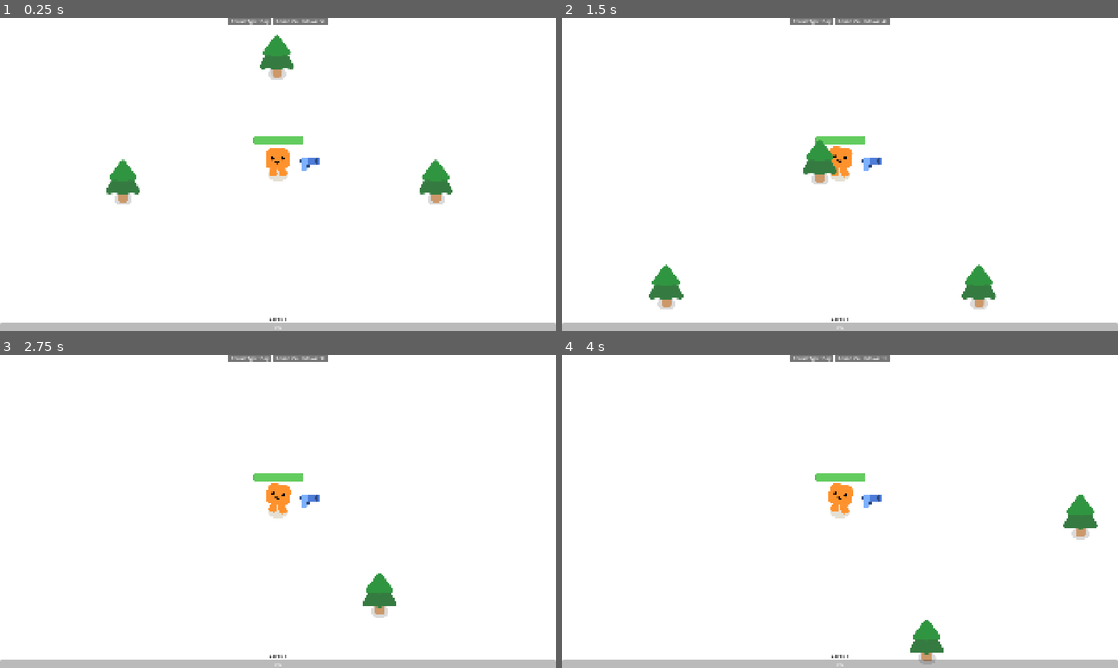
Above: before the commit, frames 1-4 (two rows, left to right).
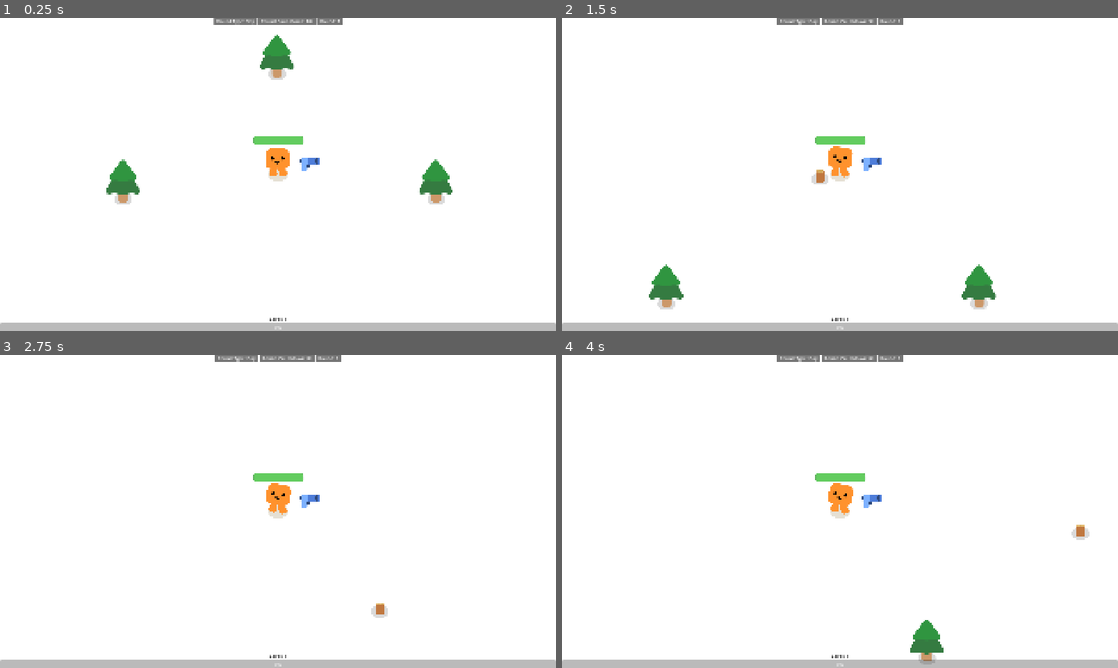
Above: after the commit, the same moments.

Repository: Gharantes/Projeto-desenvolvimento-jogo
Game: Godot game, scene res://game/game.tscn
Two runs of this game, one before a commit and one after it. Both use one fixed random seed, a clock stepped at 60 frames per second and the inputs below. This scene is started directly instead of the project's main scene.
Inputs:
- Up to frame 1 (0.25 s): no input
- Up to frame 2 (1.5 s): tap Enter at 0.5 s; hold W (move_up) from 0.53 s (still down); tap E (e, bound only after the commit) at 0.6, 1.25, 1.35 s
- Up to frame 3 (2.75 s): release W (move_up) at 2.03 s; hold A (move_left) from 2.03 s (still down); tap E (e, bound only after the commit) at 2.1 s
- Up to frame 4 (4 s): tap E (e, bound only after the commit) at 2.85, 3.6 s; release A (move_left) at 3.53 s; hold S (move_down) from 3.53 s (still down)

The runs differ from the first frame. In frame 1, 0.2% of the frame differs, in the area x 38-62%, y 0-3%; in frame 2, 0.7%, in the area x 38-62%, y 0-53%; in frame 3, 0.7%; in frame 4, 0.7%.

Commit message:
Alterações

Diff:
--- a/characters/player/player.tscn
+++ b/characters/player/player.tscn
@@ -24,7 +24,7 @@
 corner_radius_bottom_right = 8
 corner_radius_bottom_left = 8
 
-[node name="Player" type="CharacterBody2D" unique_id=1829480374]
+[node name="Player" type="CharacterBody2D" unique_id=1829480374 groups=["Player"]]
 script = ExtResource("1_rkbax")
 
 [node name="HappyBoo" parent="." unique_id=1091727253 instance=ExtResource("1_oul6g")]
--- a/game/game.gd
+++ b/game/game.gd
@@ -6,6 +6,7 @@
 func _ready() -> void:
 	round_countdown.day_started.connect(_on_day_started)
 	round_countdown.night_started.connect(_on_night_started)
+	round_countdown.last_night_survived.connect(_on_last_night_survived)
 	_on_day_started()
 
 func _on_day_started():
@@ -31,3 +32,6 @@
 
 func _mob_killed() -> void:
 	%ExperienceBar.add_experience(1)
+
+func _on_last_night_survived() -> void:
+	%GameWonScreen.activate(round_countdown.round_value)
--- a/game/game.tscn
+++ b/game/game.tscn
@@ -8,6 +8,7 @@
 [ext_resource type="PackedScene" uid="uid://cqughp7ro5w3" path="res://game/settings_menu/settings_menu.tscn" id="4_dakft"]
 [ext_resource type="PackedScene" uid="uid://gvejiimw4qd0" path="res://game/ui/round_countdown/round_countdown.tscn" id="5_u5opy"]
 [ext_resource type="PackedScene" uid="uid://bqqbpj2bk8p47" path="res://game/ui/experience_bar/experience_bar.tscn" id="6_y36n6"]
+[ext_resource type="PackedScene" uid="uid://b5i78r3u7b6j3" path="res://game/game_won_screen/game_won_screen.tscn" id="7_l8g03"]
 
 [sub_resource type="Curve2D" id="Curve2D_dxrkv"]
 _data = {
@@ -34,9 +35,14 @@
 visible = false
 
 [node name="RoundCountdown" parent="CanvasLayer" unique_id=523677653 instance=ExtResource("5_u5opy")]
+unique_name_in_owner = true
 
 [node name="ExperienceBar" parent="CanvasLayer" unique_id=1680007669 instance=ExtResource("6_y36n6")]
 unique_name_in_owner = true
+
+[node name="GameWonScreen" parent="CanvasLayer" unique_id=64804670 instance=ExtResource("7_l8g03")]
+unique_name_in_owner = true
+visible = false
 
 [node name="GameBg" type="CanvasLayer" parent="." unique_id=489855572]
 layer = -1
--- /dev/null
+++ b/game/game_won_screen/game_won_screen.gd
@@ -0,0 +1,28 @@
+extends Control
+
+var IS_ACTIVE = false
+
+func _ready() -> void:
+	process_mode = Node.PROCESS_MODE_ALWAYS
+	$CenterContainer.process_mode = Node.PROCESS_MODE_ALWAYS
+
+func activate(round_value: int) -> void:
+	IS_ACTIVE = true
+	visible = true
+	%RoundCongratulationLabel.text = "Congratulations, you survived until round " + str(round_value) + "!"
+	get_tree().paused = true
+
+func deactivate():
+	IS_ACTIVE = false
+	visible = false
+	get_tree().paused = false
+
+func _on_quit_to_main_menu_button_pressed() -> void:
+	deactivate()
+	get_tree().change_scene_to_file("res://game/main_menu/main_menu.tscn")
+
+func _on_quit_to_desktop_button_pressed() -> void:
+	get_tree().quit()
+
+func _on_continue_button_pressed() -> void:
+	deactivate()
--- /dev/null
+++ b/game/game_won_screen/game_won_screen.tscn
@@ -0,0 +1,58 @@
+[gd_scene format=3 uid="uid://b5i78r3u7b6j3"]
+
+[ext_resource type="Script" uid="uid://d4f7c1t1q1hrn" path="res://game/game_won_screen/game_won_screen.gd" id="1_ecf1o"]
+
+[node name="GameWonScreen" type="Control" unique_id=64804670]
+layout_mode = 3
+anchors_preset = 15
+anchor_right = 1.0
+anchor_bottom = 1.0
+grow_horizontal = 2
+grow_vertical = 2
+script = ExtResource("1_ecf1o")
+
+[node name="ColorRect" type="ColorRect" parent="." unique_id=760779361]
+layout_mode = 1
+anchors_preset = 15
+anchor_right = 1.0
+anchor_bottom = 1.0
+grow_horizontal = 2
+grow_vertical = 2
+color = Color(0.11764706, 0.11764706, 0.11764706, 0.9490196)
+
+[node name="CenterContainer" type="CenterContainer" parent="." unique_id=493471463]
+layout_mode = 1
+anchors_preset = 15
+anchor_right = 1.0
+anchor_bottom = 1.0
+grow_horizontal = 2
+grow_vertical = 2
+
+[node name="VBoxContainer" type="VBoxContainer" parent="CenterContainer" unique_id=1006751554]
+layout_mode = 2
+
+[node name="RoundCongratulationLabel" type="Label" parent="CenterContainer/VBoxContainer" unique_id=156861494]
+unique_name_in_owner = true
+layout_mode = 2
+theme_override_font_sizes/font_size = 25
+text = "Congratulations, you survived until round 3!"
+
+[node name="HBoxContainer" type="HBoxContainer" parent="CenterContainer/VBoxContainer" unique_id=1913327303]
+layout_mode = 2
+theme_override_constants/separation = 16
+
+[node name="Continue Button" type="Button" parent="CenterContainer/VBoxContainer/HBoxContainer" unique_id=9799893]
+layout_mode = 2
+text = "Continue"
+
+[node name="Quit to Main Menu Button" type="Button" parent="CenterContainer/VBoxContainer/HBoxContainer" unique_id=1255436619]
+layout_mode = 2
+text = "Quit to Main Menu"
+
+[node name="Quit to Desktop Button" type="Button" parent="CenterContainer/VBoxContainer/HBoxContainer" unique_id=186057028]
+layout_mode = 2
+text = "Quit to Desktop"
+
+[connection signal="pressed" from="CenterContainer/VBoxContainer/HBoxContainer/Continue Button" to="." method="_on_continue_button_pressed"]
+[connection signal="pressed" from="CenterContainer/VBoxContainer/HBoxContainer/Quit to Main Menu Button" to="." method="_on_quit_to_main_menu_button_pressed"]
+[connection signal="pressed" from="CenterContainer/VBoxContainer/HBoxContainer/Quit to Desktop Button" to="." method="_on_quit_to_desktop_button_pressed"]
--- a/game/ui/round_countdown/round_countdown.gd
+++ b/game/ui/round_countdown/round_countdown.gd
@@ -1,11 +1,12 @@
 extends Control
-const ROUND_TIME = 5
+const ROUND_TIME = 10
 
-var round_type = "Day"
+var round_value = 1
 var timer_value = ROUND_TIME
 
 signal day_started()
 signal night_started()
+signal last_night_survived()
 
 func _ready() -> void:
 	_start_day()
@@ -18,21 +19,26 @@
 	_update_labels()
 
 func toggle_round_type() -> void:
-	if round_type == "Day": _start_night()
-	else: _start_day()
+	if global.round_type == "Day": _start_night()
+	else:
+		round_value += 1
+		_start_day()
+		if round_value >= 3:
+			last_night_survived.emit()
 
 func _start_night():
-	round_type = "Night"
+	global.round_type = "Night"
 	night_started.emit()
 	timer_value = ROUND_TIME
 	_update_labels()
 
 func _start_day():
-	round_type = "Day"
+	global.round_type = "Day"
 	day_started.emit()
 	timer_value = ROUND_TIME
 	_update_labels()
 
 func _update_labels():
-	%RoundTypeLabel.text = "Round Type: " + round_type
+	%RoundTypeLabel.text = "Round Type: " + global.round_type
 	%CountdownLabel.text = "Round Countdown: " + str(timer_value) + "s"
+	%RoundLabel.text = "Round: " + str(round_value)
--- a/game/ui/round_countdown/round_countdown.tscn
+++ b/game/ui/round_countdown/round_countdown.tscn
@@ -43,6 +43,19 @@
 layout_mode = 2
 text = "Round Countdown: 10s"
 
+[node name="PanelContainer3" type="PanelContainer" parent="HBoxContainer" unique_id=171731188]
+layout_mode = 2
+
+[node name="MarginContainer" type="MarginContainer" parent="HBoxContainer/PanelContainer3" unique_id=1574744538]
+layout_mode = 2
+theme_override_constants/margin_left = 10
+theme_override_constants/margin_right = 10
+
+[node name="RoundLabel" type="Label" parent="HBoxContainer/PanelContainer3/MarginContainer" unique_id=545067547]
+unique_name_in_owner = true
+layout_mode = 2
+text = "Round: 1"
+
 [node name="Timer" type="Timer" parent="." unique_id=1393679926]
 autostart = true
 
--- a/global.gd
+++ b/global.gd
@@ -1,4 +1,6 @@
 extends Node
+
+var round_type = "Day"
 
 func _ready() -> void:
 	var config = ConfigFile.new()
--- a/project.godot
+++ b/project.godot
@@ -105,6 +105,8 @@
 [global_group]
 
 mobs=""
+tree=""
+Player=""
 
 [input]
 
@@ -133,6 +135,11 @@
 "events": [Object(InputEventKey,"resource_local_to_scene":false,"resource_name":"","device":-1,"window_id":0,"alt_press …(195 unchanged characters)…
 ]
 }
+e={
+"deadzone": 0.2,
+"events": [Object(InputEventKey,"resource_local_to_scene":false,"resource_name":"","device":-1,"window_id":0,"alt_pressed":false,"shift_pressed":false,"ctrl_pressed":false,"meta_pressed":false,"pressed":false,"keycode":0,"physical_keycode":69,"key_label":0,"unicode":101,"location":0,"echo":false,"script":null)
+]
+}
 
 [layer_names]
 
--- /dev/null
+++ b/trees/pine_tree.gd
@@ -0,0 +1,41 @@
+extends StaticBody2D
+
+var POP_UP_VISIBLE = false
+var TREE_IS_CUT = false
+
+var add_wood = 0
+
+func _ready() -> void:
+	hide_popup()
+	%CutPineTree.visible = false
+
+func _process(delta: float) -> void:
+	if POP_UP_VISIBLE == true && Input.is_action_just_pressed("e"):
+		cut_wood()
+	if POP_UP_VISIBLE == true and should_pop_up_appear() == false:
+		hide_popup()
+
+func cut_wood():
+	add_wood += 1
+	%PineTree.visible = false
+	%CutPineTree.visible = true
+	hide_popup()
+
+func _on_area_2d_body_entered(body: Node2D) -> void:
+	if body.is_in_group("Player") && should_pop_up_appear():
+		show_popup()
+
+func should_pop_up_appear():
+	return global.round_type == "Day" and TREE_IS_CUT == false
+
+func _on_area_2d_body_exited(body: Node2D) -> void:
+	if body.is_in_group("Player"):
+		hide_popup()
+
+func show_popup():
+	POP_UP_VISIBLE = true
+	%PressEBox.visible = POP_UP_VISIBLE
+
+func hide_popup():
+	POP_UP_VISIBLE = false
+	%PressEBox.visible = POP_UP_VISIBLE
--- a/trees/pine_tree.tscn
+++ b/trees/pine_tree.tscn
@@ -1,12 +1,18 @@
 [gd_scene format=3 uid="uid://ce11bxhiyk7y8"]
 
 [ext_resource type="Texture2D" uid="uid://dk5b8a84a6n2h" path="res://assets/ground_shadow.png" id="1_gltu7"]
+[ext_resource type="Script" uid="uid://baamvdn536mda" path="res://trees/pine_tree.gd" id="1_jhxls"]
 [ext_resource type="Texture2D" uid="uid://bql1cc345qv7d" path="res://trees/pine_tree.png" id="2_iuyp8"]
+[ext_resource type="Texture2D" uid="uid://dxxcft08ahp0" path="res://trees/toco_simples.svg" id="4_j66o5"]
 
 [sub_resource type="CircleShape2D" id="CircleShape2D_jhxls"]
 radius = 20.0
 
-[node name="PineTree" type="StaticBody2D" unique_id=1054235089]
+[sub_resource type="CircleShape2D" id="CircleShape2D_j66o5"]
+radius = 41.04875
+
+[node name="PineTree" type="StaticBody2D" unique_id=1054235089 groups=["tree"]]
+script = ExtResource("1_jhxls")
 
 [node name="GroundShadow" type="Sprite2D" parent="." unique_id=1884326542]
 modulate = Color(0.8560673, 0.8560673, 0.856067, 1)
@@ -15,9 +21,54 @@
 texture = ExtResource("1_gltu7")
 
 [node name="PineTree" type="Sprite2D" parent="." unique_id=759312819]
+unique_name_in_owner = true
 position = Vector2(1, -66)
 texture = ExtResource("2_iuyp8")
 
 [node name="CollisionShape2D" type="CollisionShape2D" parent="." unique_id=1826516459]
 position = Vector2(2, -8)
 shape = SubResource("CircleShape2D_jhxls")
+
+[node name="CutPineTree" type="Sprite2D" parent="." unique_id=2075444295]
+unique_name_in_owner = true
+position = Vector2(2, -23)
+scale = Vector2(0.32184872, 0.32184872)
+texture = ExtResource("4_j66o5")
+
+[node name="Area2D" type="Area2D" parent="." unique_id=1484861981]
+
+[node name="CollisionShape2D" type="CollisionShape2D" parent="Area2D" unique_id=1252780328]
+position = Vector2(2, -8)
+shape = SubResource("CircleShape2D_j66o5")
+
+[node name="Marker2D" type="Marker2D" parent="." unique_id=894003424]
+position = Vector2(-42, -182)
+
+[node name="PressEBox" type="Control" parent="Marker2D" unique_id=109730808]
+unique_name_in_owner = true
+layout_mode = 3
+anchors_preset = 0
+offset_right = 106.0
+offset_bottom = 30.0
+
+[node name="Panel" type="Panel" parent="Marker2D/PressEBox" unique_id=1610470942]
+layout_mode = 1
+anchors_preset = 15
+anchor_right = 1.0
+anchor_bottom = 1.0
+grow_horizontal = 2
+grow_vertical = 2
+
+[node name="RichTextLabel" type="RichTextLabel" parent="Marker2D/PressEBox/Panel" unique_id=834868637]
+layout_mode = 1
+anchors_preset = 15
+anchor_right = 1.0
+anchor_bottom = 1.0
+grow_horizontal = 2
+grow_vertical = 2
+text = "Press \"E\""
+horizontal_alignment = 1
+vertical_alignment = 1
+
+[connection signal="body_entered" from="Area2D" to="." method="_on_area_2d_body_entered"]
+[connection signal="body_exited" from="Area2D" to="." method="_on_area_2d_body_exited"]
--- /dev/null
+++ b/trees/toco_simples.svg
@@ -0,0 +1,16 @@
+<svg width="100%" viewBox="0 0 680 280" role="img" xmlns="http://www.w3.org/2000/svg" style="">
+  <title style="fill:rgb(0, 0, 0);stroke:none;color:rgb(0, 0, 0);stroke-width:1px;stroke-linecap:butt;stroke-linejoin:miter;opacity:1;font-family:&quot;Anthropic Sans&quot;, -apple-system, BlinkMacSystemFont, &quot;Segoe UI&quot;, sans-serif;font-size:16px;font-weight:400;text-anchor:start;dominant-baseline:auto">Toco de árvore</title>
+  <desc style="fill:rgb(0, 0, 0);stroke:none;color:rgb(0, 0, 0);stroke-width:1px;stroke-linecap:butt;stroke-linejoin:miter;opacity:1;font-family:&quot;Anthropic Sans&quot;, -apple-system, BlinkMacSystemFont, &quot;Segoe UI&quot;, sans-serif;font-size:16px;font-weight:400;text-anchor:start;dominant-baseline:auto">Toco simples de árvore cortada com anéis de crescimento</desc>
+
+  <!-- Tronco -->
+  <rect x="295" y="120" width="90" height="120" rx="8" fill="#c07840" style="fill:rgb(192, 120, 64);stroke:none;color:rgb(0, 0, 0);stroke-width:1px;stroke-linecap:butt;stroke-linejoin:miter;opacity:1;font-family:&quot;Anthropic Sans&quot;, -apple-system, BlinkMacSystemFont, &quot;Segoe UI&quot;, sans-serif;font-size:16px;font-weight:400;text-anchor:start;dominant-baseline:auto"/>
+
+  <!-- Topo -->
+  <ellipse cx="340" cy="122" rx="45" ry="13" fill="#e8c078" style="fill:rgb(232, 192, 120);stroke:none;color:rgb(0, 0, 0);stroke-width:1px;stroke-linecap:butt;stroke-linejoin:miter;opacity:1;font-family:&quot;Anthropic Sans&quot;, -apple-system, BlinkMacSystemFont, &quot;Segoe UI&quot;, sans-serif;font-size:16px;font-weight:400;text-anchor:start;dominant-baseline:auto"/>
+
+  <!-- Anéis -->
+  <ellipse cx="340" cy="122" rx="37" ry="10" fill="none" stroke="#c8a050" stroke-width="1.5" style="fill:none;stroke:rgb(200, 160, 80);color:rgb(0, 0, 0);stroke-width:1.5px;stroke-linecap:butt;stroke-linejoin:miter;opacity:1;font-family:&quot;Anthropic Sans&quot;, -apple-system, BlinkMacSystemFont, &quot;Segoe UI&quot;, sans-serif;font-size:16px;font-weight:400;text-anchor:start;dominant-baseline:auto"/>
+  <ellipse cx="340" cy="122" rx="27" ry="7.5" fill="none" stroke="#c8a050" stroke-width="1.5" style="fill:none;stroke:rgb(200, 160, 80);color:rgb(0, 0, 0);stroke-width:1.5px;stroke-linecap:butt;stroke-linejoin:miter;opacity:1;font-family:&quot;Anthropic Sans&quot;, -apple-system, BlinkMacSystemFont, &quot;Segoe UI&quot;, sans-serif;font-size:16px;font-weight:400;text-anchor:start;dominant-baseline:auto"/>
+  <ellipse cx="340" cy="122" rx="16" ry="4.5" fill="none" stroke="#c8a050" stroke-width="1.2" style="fill:none;stroke:rgb(200, 160, 80);color:rgb(0, 0, 0);stroke-width:1.2px;stroke-linecap:butt;stroke-linejoin:miter;opacity:1;font-family:&quot;Anthropic Sans&quot;, -apple-system, BlinkMacSystemFont, &quot;Segoe UI&quot;, sans-serif;font-size:16px;font-weight:400;text-anchor:start;dominant-baseline:auto"/>
+  <ellipse cx="340" cy="122" rx="6" ry="2" fill="#b08030" style="fill:rgb(176, 128, 48);stroke:none;color:rgb(0, 0, 0);stroke-width:1px;stroke-linecap:butt;stroke-linejoin:miter;opacity:1;font-family:&quot;Anthropic Sans&quot;, -apple-system, BlinkMacSystemFont, &quot;Segoe UI&quot;, sans-serif;font-size:16px;font-weight:400;text-anchor:start;dominant-baseline:auto"/>
+</svg>
Not shown, added: game/game_won_screen/game_won_screen.gd.uid
Not shown, added: trees/pine_tree.gd.uid
Not shown, added: trees/toco_simples.svg.import
Not shown, added: README.md
